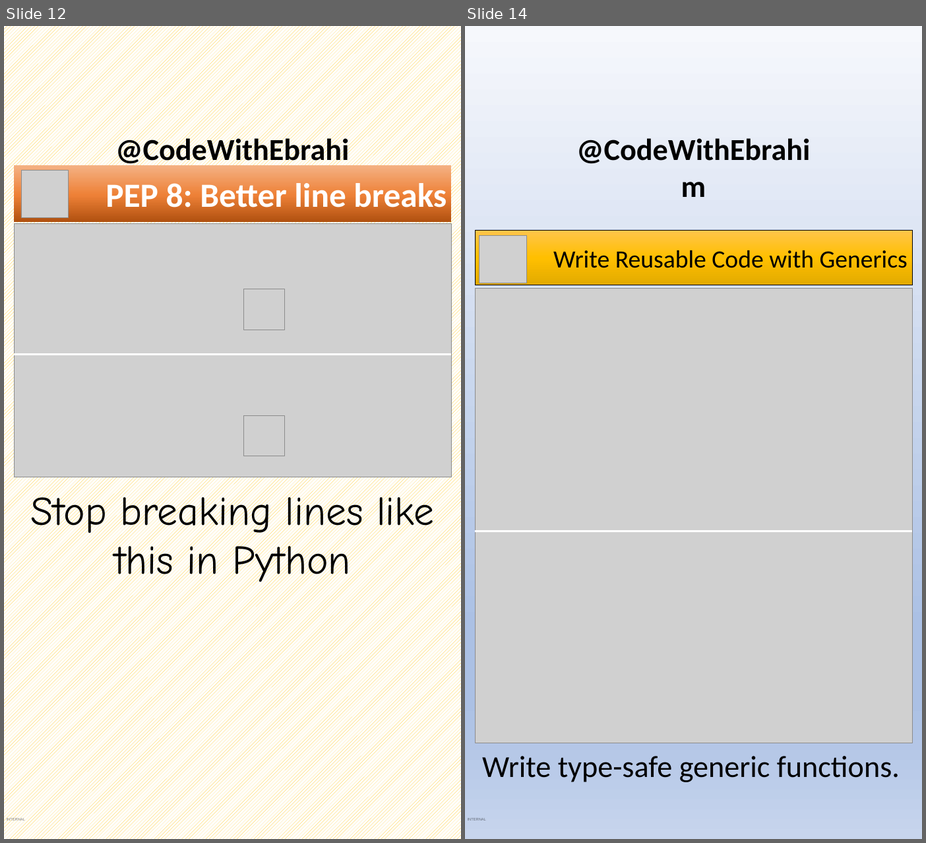
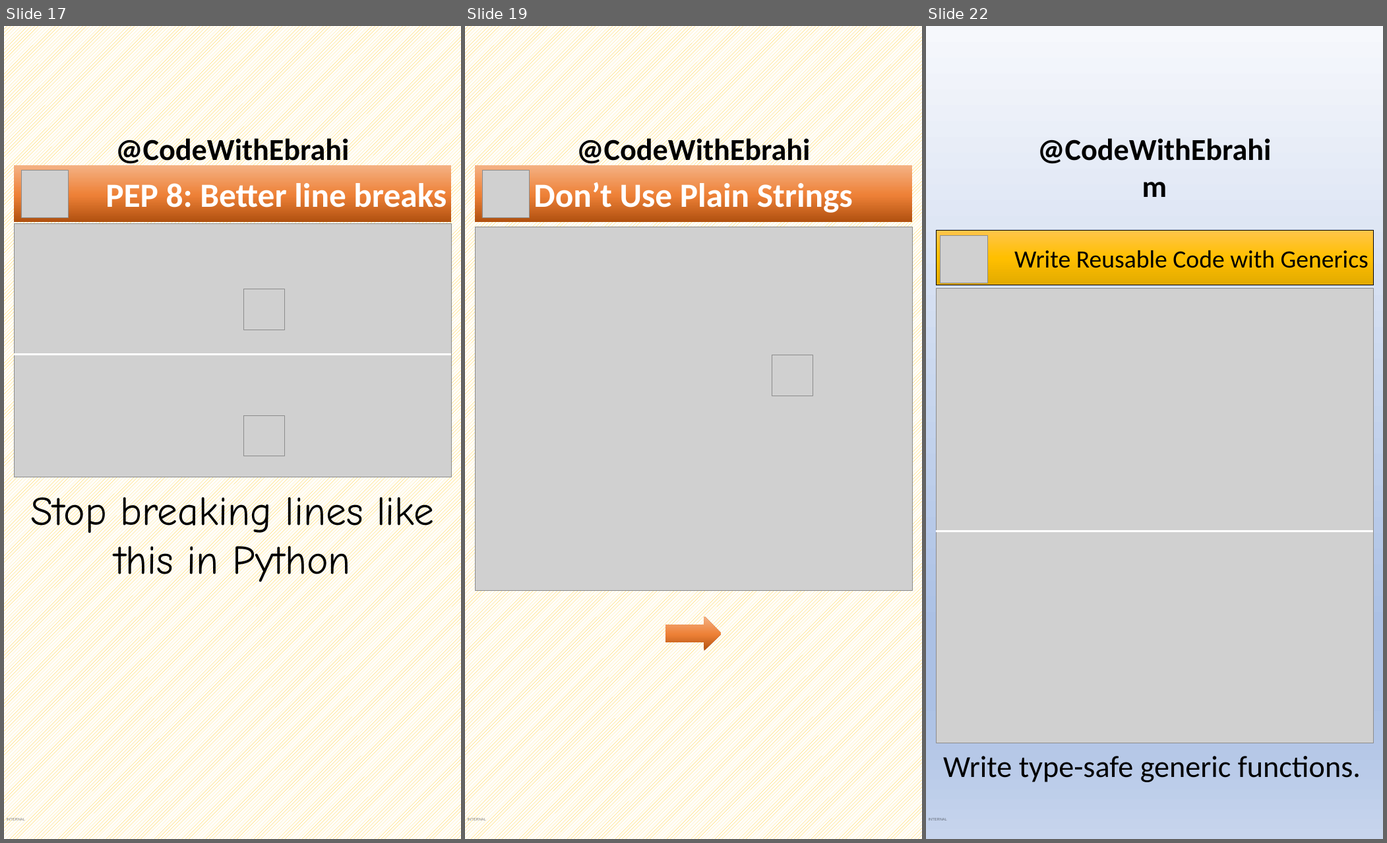
Before and after one commit to ebrahimsalehi1/python_codes, a slide deck: assets/images.pptx. Shown side by side, each under a label of ours: slides 12 and 14 before the commit, slides 17, 19 and 22 after it; the slides between them are not shown. The pictures are 926x843 and 1387x843 pixels, drawn with LibreOffice and Linux fonts; fonts in the diff are those of the drawing; grey boxes stand for pictures; background and template pictures are left out. Boxes give left, top, right and bottom in pixels: in the first picture for what was removed or moved away, otherwise in the second. Text is boxed around its words. In the diff, an @@ line names an element or a change of style, - is before the commit and + after.

```diff
--- a/assets/images.pptx
+++ b/assets/images.pptx
@@ slide 19 added at <box>465,26,922,839</box>, background pattern #FFC000 on #FFFFFF; not listed: 2 template elements that a slide beside it also shows @@
@@ rectangle added at <box>475,165,912,223</box>, fill gradient #B0500F to #EE8137 to #F4B183, 60 pt, text #FFFFFF, bold @@
+Don’t Use Plain Strings
@@ picture added at <box>482,171,529,217</box> @@
@@ picture added at <box>475,227,912,591</box> @@
@@ picture added at <box>773,355,813,396</box> @@
@@ right arrow added at <box>666,616,722,651</box>, fill gradient #B0500F to #EE8137 to #F4B183 @@
@@ what was slide 12 is now slide 17 @@
@@ what was slide 14 is now slide 22 @@
```
Also in this commit, not shown: 15 other slides added, 2 slides removed, 45 other files.
